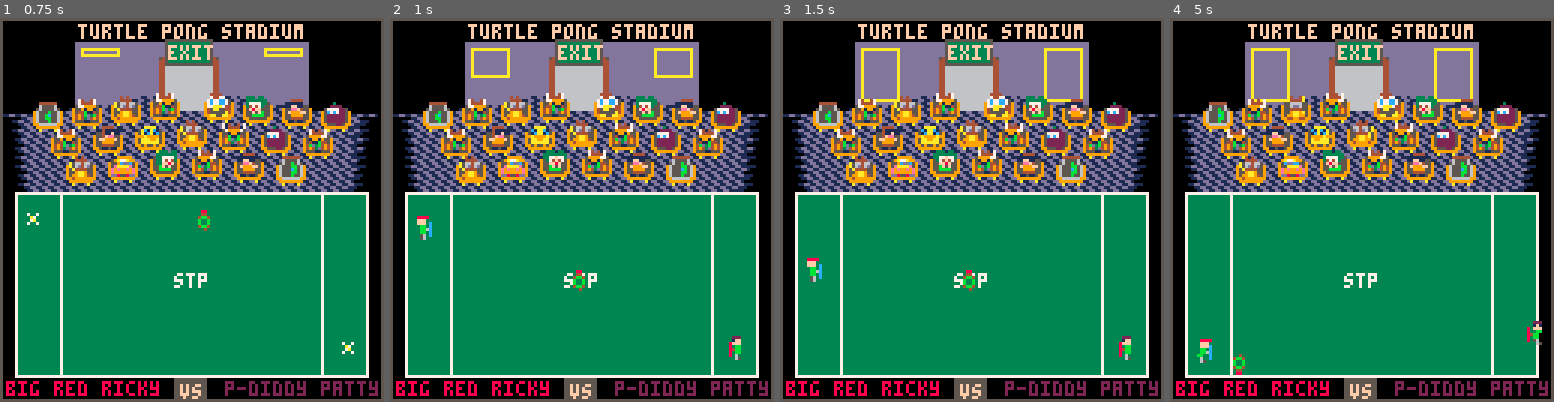
Above: before the commit, frames 1-4 (left to right).
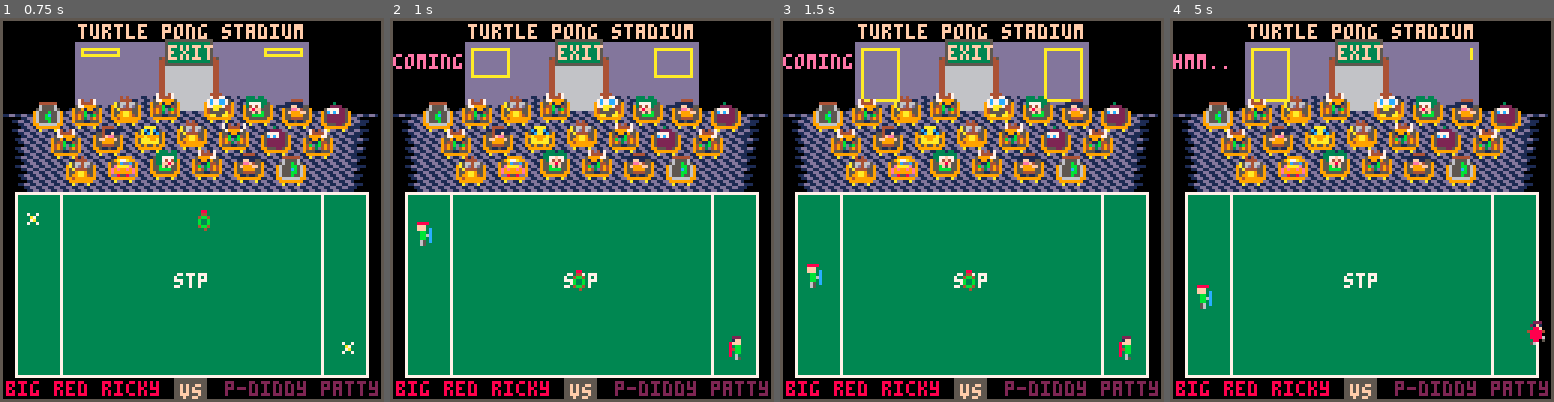
Above: after the commit, the same moments.

Repository: topromulan/STP4
Game: PICO-8 cartridge stp4.p8
Same seed, same stepped clock (60 frames per second), same inputs: the game is played once before the commit and once after it.
Inputs:
- Up to frame 1 (0.75 s): tap X (X key) at 0.33 s; tap O (Z key) at 0.7 s
- Up to frame 2 (1 s): no input
- Up to frame 3 (1.5 s): tap X (X key) at 1.07 s
- Up to frame 4 (5 s): hold Right 1.6-2.1 s; tap O (Z key) every 0.4 s from 1.7 to 4.9 s; tap X (X key) at 1.85, 2.97, 4.08 s; hold Up 2.15-2.42 s; hold Right 2.47-3.03 s; hold Left 3.08-3.58 s; hold Down 3.63-3.97 s; hold Right 4.02-4.68 s; hold Up from 4.73 s (still down)

Frame 1 is identical in both runs. In frame 2, 0.5% of the frame differs, in the area x 0-19%, y 9-60%; in frame 3, 0.5%; in frame 4, 2.1%, in the area x 0-98%, y 7-93%.

Commit message:
rough ai

Diff:
--- a/stp4.p8
+++ b/stp4.p8
@@ -553,12 +553,17 @@
  for p=1,2 do
   set_player_pose(p,1+flr(rnd(1.05)))
 
-  -- simple ai
   if(players[p].ai) then
-   if(oddball.y<players[p].y+2) then
-    players[p].js["u"]=1
-   elseif(oddball.y>players[p].y+6) then
-    players[p].js["d"]=1
+   if(false) then
+    -- simple ai
+    if(oddball.y<players[p].y+2) then
+     players[p].js["u"]=1
+    elseif(oddball.y>players[p].y+6) then
+     players[p].js["d"]=1
+    end
+
+   else
+    ai_control(p)
    end
   end
 
@@ -1181,6 +1186,53 @@
  return false
 end
 
+function ai_control(p)
+
+ local midfield=0.5*(stadium.field.top+stadium.field.bottom)-11+rnd(9)
+ local distance=abs(players[p].x-oddball.x)
+ local slope={oddball.y*(0.95+rnd(0.04)),oddball.x*(0.9+rnd(0.09))}
+ local top=stadium.field.top local bottom=stadium.field.bottom
+ local height=bottom-top
+
+debug1="unhandled unhandled unhandled unhandled"
+ if(players[p%2+1].holding or p!=oddball.approaching_player) then
+  --amble toward midfield
+  if(players[p].y<midfield and rnd()>0.5) players[p].js["d"]=1
+  if(players[p].y>midfield and rnd()>0.5) players[p].js["u"]=1
+debug1="la de dah"
+ else
+  if(distance>1) then
+   --sizing it up faraway
+   local yprojection=oddball.y+slope[1]*(distance/slope[2])
+   if(yprojection<top-height/1.1 or yprojection>bottom+height/1.1) then
+    --can't tell yet, head midfield
+debug1="hmm.."
+    if(players[p].y<midfield and rnd()>0.2) players[p].js["d"]=1
+    if(players[p].y>midfield and rnd()>0.2) players[p].js["u"]=1
+   else
+    if(yprojection>top-10 or yprojection<bottom+10) then
+debug1="coming"
+     --it looks like it's coming to us
+     if(players[p].y<oddball.y and rnd()>0.2) players[p].js["d"]=1
+     if(players[p].y>oddball.y and rnd()>0.2) players[p].js["u"]=1
+    else
+     local blunder=0.5*(oddball.y+midfield)
+     if(players[p].y<blunder and rnd()>0.4) players[p].js["d"]=1
+     if(players[p].y>blunder and rnd()>0.4) players[p].js["u"]=1
+debug1="guessing"
+    end
+   end
+  else
+debug1="simple ai"
+   if(oddball.y<players[p].y+2) then
+    players[p].js["u"]=1
+   elseif(oddball.y>players[p].y+6) then
+    players[p].js["d"]=1
+   end
+  end
+ end
+
+end
 __gfx__
 00000000000000000000000000000000000000000000000000000000000000000000000000888800002220000000000000088000000000000000000000000000
 00000000000000000000000000000000000000000000000000000000000000000000000000fff000001ff0000084000000044000000008800000000000000000
